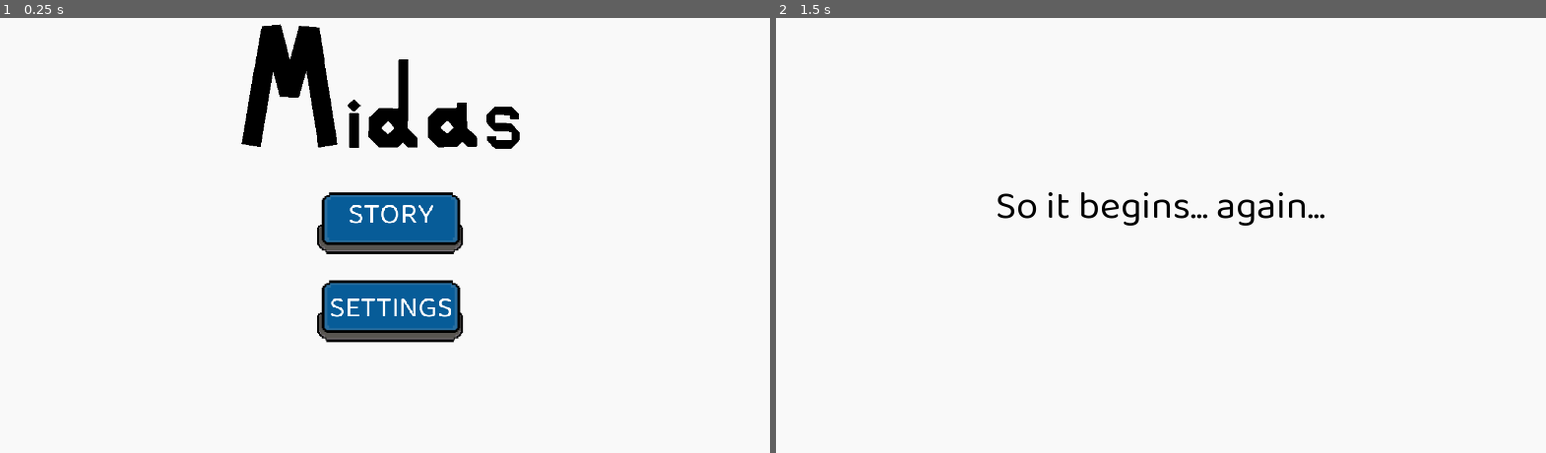
Above: before the commit, frames 1-2 (left to right).
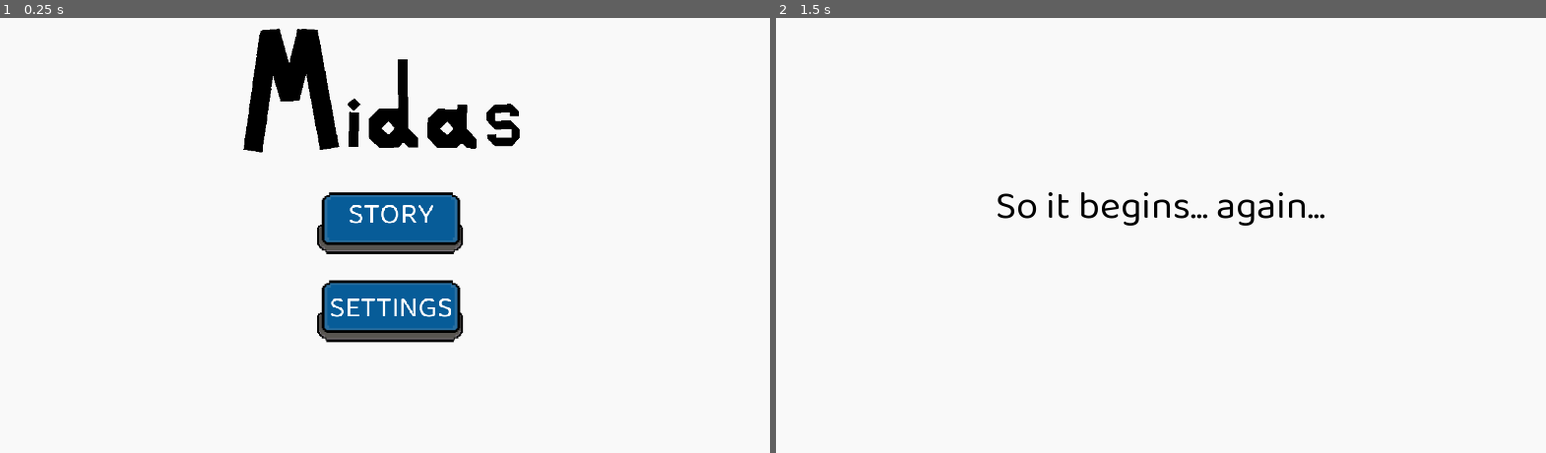
Above: after the commit, the same moments.

Repository: meburns/midas
Game: Godot game, scene res://src/Menu.tscn
Two runs of this game, one before a commit and one after it. Both use one fixed random seed, a clock stepped at 60 frames per second and the inputs below.
Inputs:
- Up to frame 1 (0.25 s): no input
- Up to frame 2 (1.5 s): click "STORY" at 0.5 s; tap Enter (ui_accept) at 1.25 s; hold Right (move_right) from 1.28 s (still down); tap R (refresh) at 1.35 s

The runs differ from the first frame. In frame 1, 0.7% of the frame differs, in the area x 31-68%, y 1-31%; in frame 2, nothing differs.

Commit message:
Add new menu music test

Diff:
--- a/src/Menu.tscn
+++ b/src/Menu.tscn
@@ -84,7 +84,7 @@
 position = Vector2( 640, 125 )
 frames = SubResource( 28 )
 animation = "play"
-frame = 3
+frame = 1
 playing = true
 
 [node name="TitleSparkle" type="CPUParticles2D" parent="."]
--- a/src/audio/Music.tscn
+++ b/src/audio/Music.tscn
@@ -1,6 +1,6 @@
 [gd_scene load_steps=4 format=2]
 
-[ext_resource path="res://assets/menu.wav" type="AudioStream" id=1]
+[ext_resource path="res://assets/audio/rand_song_1.wav" type="AudioStream" id=1]
 [ext_resource path="res://assets/background.wav" type="AudioStream" id=2]
 [ext_resource path="res://src/audio/Music.gd" type="Script" id=3]
 
Not shown, added: assets/audio/rand_song_1.wav.import
Not shown, added: assets/audio/rand_song_1.wav
